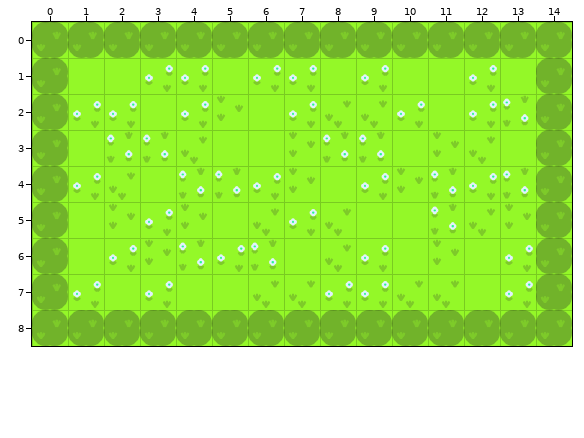
An edit to a level. Tiled map, assets/tilemaps/meetup_game_2.tmx. Above: the version before the commit.
Cells are 64x64 px. Shown: x 0..14, y 0..8.
New version:
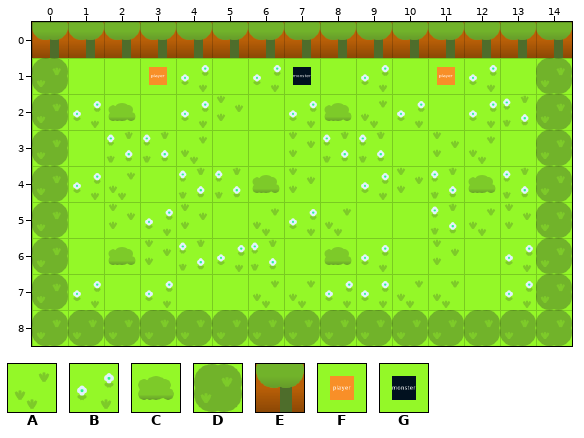
Key: from "tileset": A 1, B 3, C 5, D 6, E 7, F 8, G 10.
_ is an empty cell.
Objects are placed by their top-left corner, in cells (3,4 is the top-left corner of cell 3,4); size is 1x1 cell unless given.
The exact change:
Layer "Floor":
Tile A becomes tile C in row 2 at x 8; in row 6 at x 8.
Tile B becomes tile C in row 2 at x 2; in row 4 at x 6 and 12; in row 6 at x 2.
Tile D becomes tile E in row 0 at x 0 to 14.
Layer "Players" (added):
A new object: F at 3,1.
A new object: F at 11,1.
Layer "Enemies" (added):
A new object: G at 7,1.
Changed places in both pictures, as pixel boxes (x1, y1, x2, y2):
changed: (32, 22, 572, 128)
changed: (252, 173, 281, 200)
changed: (468, 173, 497, 200)
changed: (108, 245, 137, 272)
changed: (324, 244, 352, 272)
